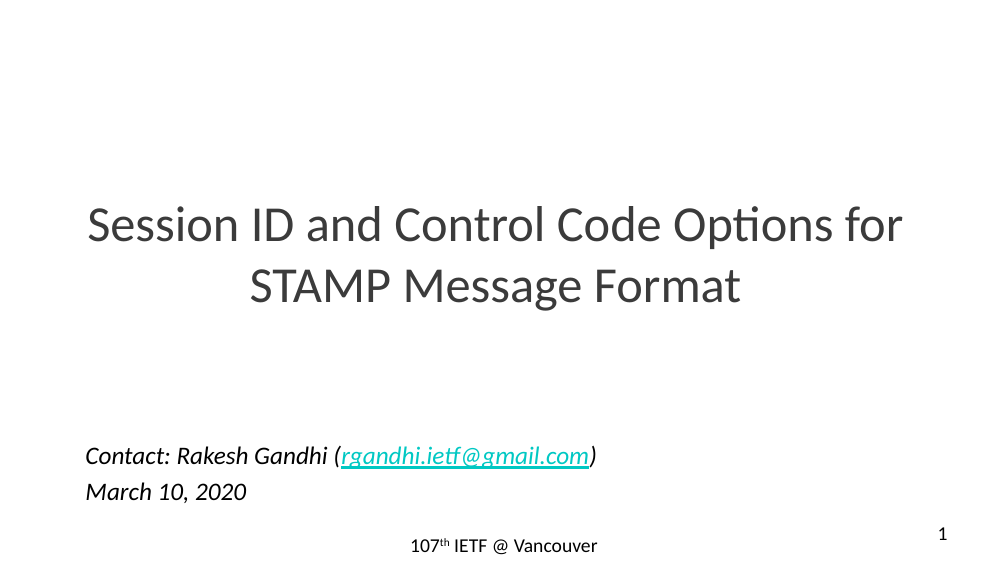
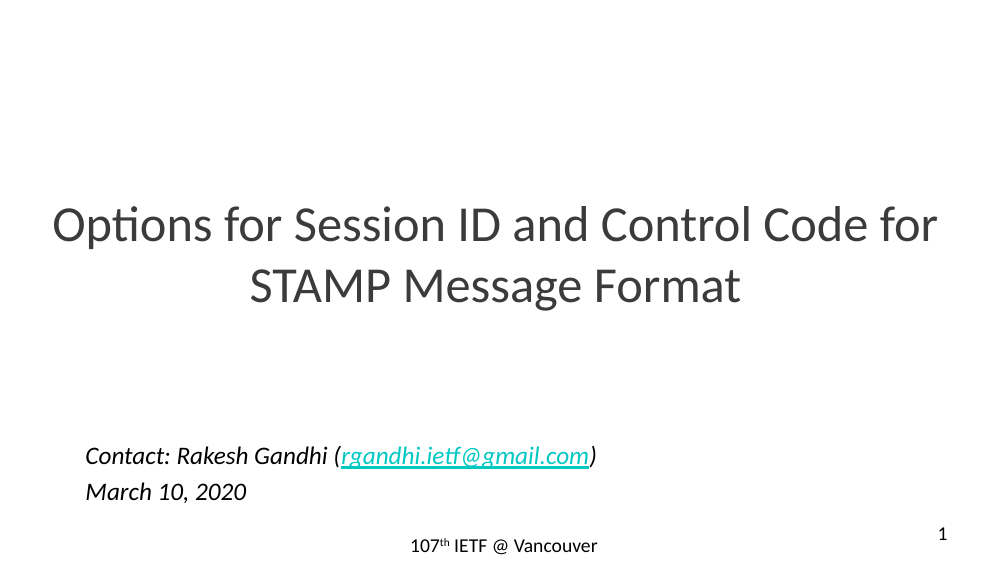
Before and after one commit to rakgandhi/ietf-public, a slide deck: slide 1 of stamp-session-id-rev1.pptx. Drawn at 1008x567 pixels with LibreOffice and Linux fonts; fonts in the diff are those of the drawing. Boxes give left, top, right and bottom in pixels: in the first picture for what was removed or moved away, otherwise in the second. Text is boxed around its words. In the diff, an @@ line names an element or a change of style, - is before the commit and + after.

```diff
--- a/stamp-session-id-rev1.pptx
+++ b/stamp-session-id-rev1.pptx
@@ title at <box>52,206,938,311</box>: text changed @@
-Session ID and Control Code Options for STAMP Message Format
+Options for Session ID and Control Code for STAMP Message Format
```
Also in this commit, not shown: 1 other file.
